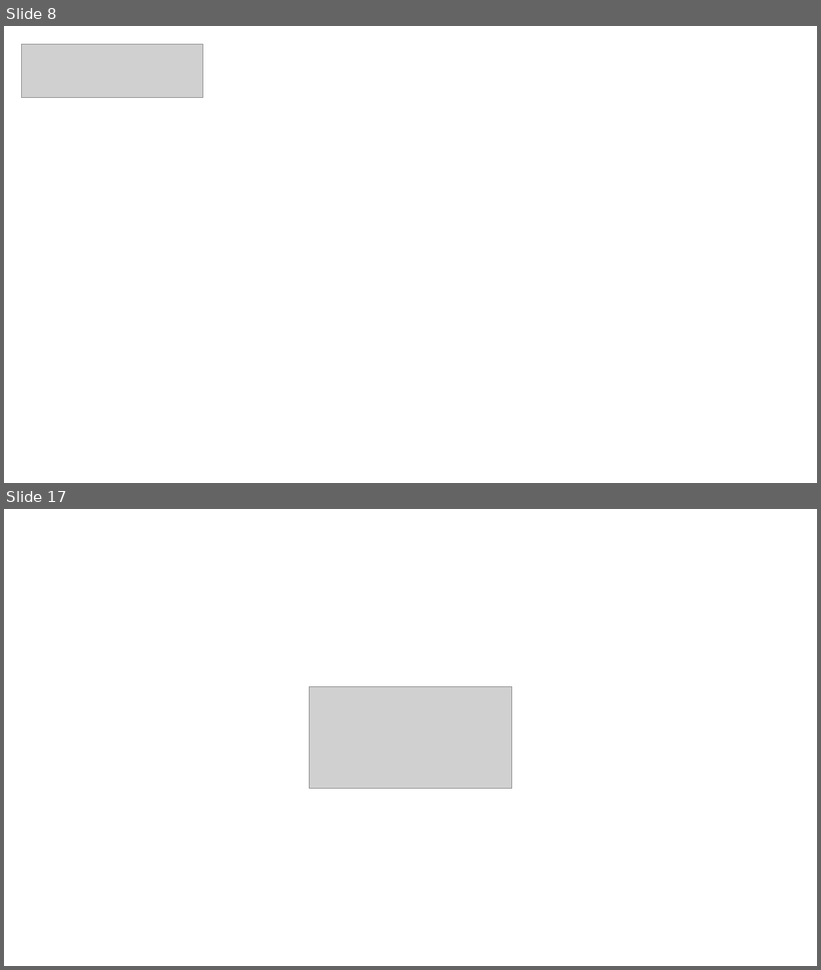
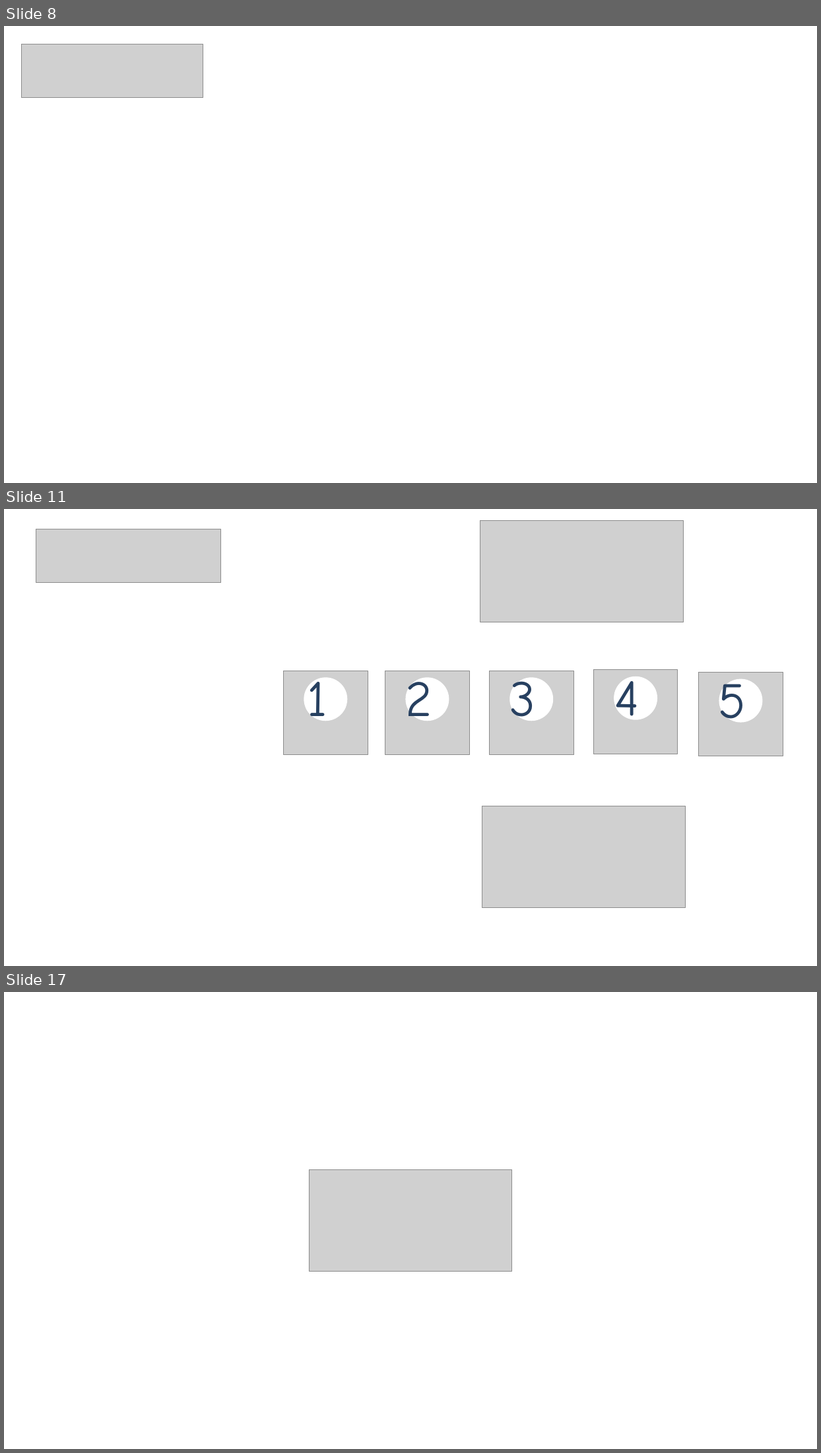
Before and after one commit to teamET/2018.perform, a slide deck: api-server/routes/linebot_mapImg/マップ画像編集用.pptx. Shown one above the other, each under a label of ours: slides 8 and 17 before the commit, slides 8, 11 and 17 after it; the slides between them are not shown. The pictures are 821x970 and 821x1453 pixels, drawn with LibreOffice and Linux fonts; fonts in the diff are those of the drawing; grey boxes stand for pictures; background and template pictures are left out. Boxes give left, top, right and bottom in pixels: in the first picture for what was removed or moved away, otherwise in the second. Text is boxed around its words. In the diff, an @@ line names an element or a change of style, - is before the commit and + after.

```diff
--- a/api-server/routes/linebot_mapImg/マップ画像編集用.pptx
+++ b/api-server/routes/linebot_mapImg/マップ画像編集用.pptx
@@ slide 11 added at <box>4,509,817,966</box>, background picture (left out) @@
@@ group added at <box>36,521,783,908</box>: 8 pictures, 5 ellipses, 5 texts @@
+2
+3
+4
+5
+1
```
Also in this commit, not shown: 2 slides changed, 7 other slides added, 8 slides removed, 44 other files.
